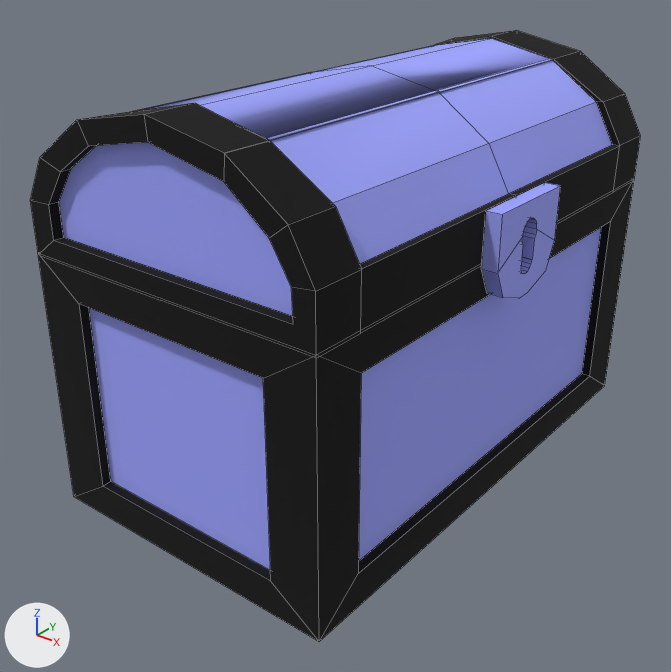
The FBX model Assets/Resources/3D Models/Puzzle 1/Chests/Cofre Azul.fbx as it was, and as the next commit left it.
Both versions are drawn from a camera (50 mm lens) standing at (1.075, -1.348, 0.708) and looking at (0.066, -0.087, -0.075). Lighting does not change. The marker at lower left points along +X, +Y and +Z. Mesh edges are drawn as thin lines.
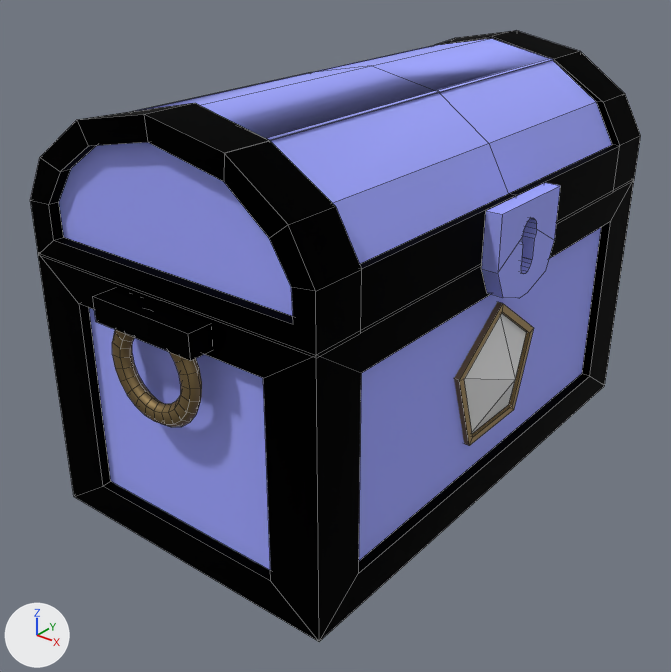
Location of each change, (x1, y1, x2, y2) in pixels of the pictures (671 x 672 px):
'Cube.051', surface changed, reshaped
    both: (38, 179, 634, 641)
'Cube.052', surface changed
    both: (30, 30, 641, 355)
part 1 of me_cube_049, added (black)
    after: (93, 288, 212, 361)
part 2 of me_cube_049, added
    after: (464, 313, 526, 433)
part 3 of me_cube_049, added (brown)
    after: (112, 330, 202, 427)
part 4 of me_cube_049, added (brown)
    after: (454, 302, 534, 446)

The change in detail:
In material 'Material.009' (mat_material_009), metallic goes from 0.0 to 1.0.
Material 'Material.019' (mat_material_019) is new.
Its base color is (0.305, 0.217, 0.1) (brown #968059).
Its metallic is 1.0.
Its roughness is 0.634.
Material 'Material.021' (mat_material_021) is new.
Its base color is (0.8, 0.8, 0.8) (white #e7e7e7).
Its roughness is 0.4.
me_cube_049 is used by ob_cube_051; location (0.0, 0.0, 0.0).
me_cube_049 had 64 vertices, 58 faces and spanned x -0.248..0.38, y -0.519..0.52, z -0.338..0.184.
me_cube_049 now has 399 vertices, 384 faces and spans x -0.248..0.41, y -0.561..0.558, z -0.338..0.184.
me_cube_049 part 1: a new loose piece, a box spanning x -0.028..0.183, y -0.561..-0.516, z 0.101..0.143, in mat_material_009 (black #000000).
me_cube_049 part 2: a new loose piece, a 5-sided cone pointing to +x spanning x 0.365..0.41, y -0.118..0.118, z -0.191..0.033, in mat_material_021 (white #e7e7e7).
me_cube_049 part 3: a new loose piece of 144 vertices spanning x -0.02..0.175, y -0.55..-0.527, z -0.053..0.142, in mat_material_019 (brown #968059).
me_cube_049 part 4: a new loose piece of 25 vertices spanning x 0.325..0.372, y -0.133..0.132, z -0.204..0.049, in mat_material_019 (brown #968059).
me_cube_049 part 5: the surface is now shaded smooth.
me_cube_049 now uses material mat_material_019 (brown #968059).
me_cube_049 now uses material mat_material_021 (white #e7e7e7).
